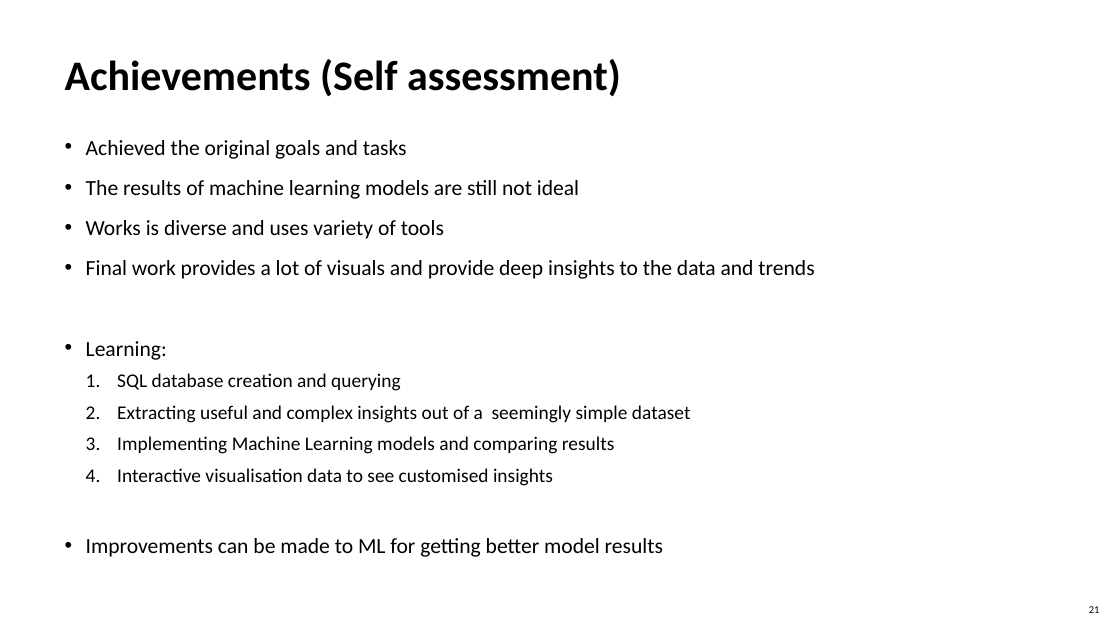
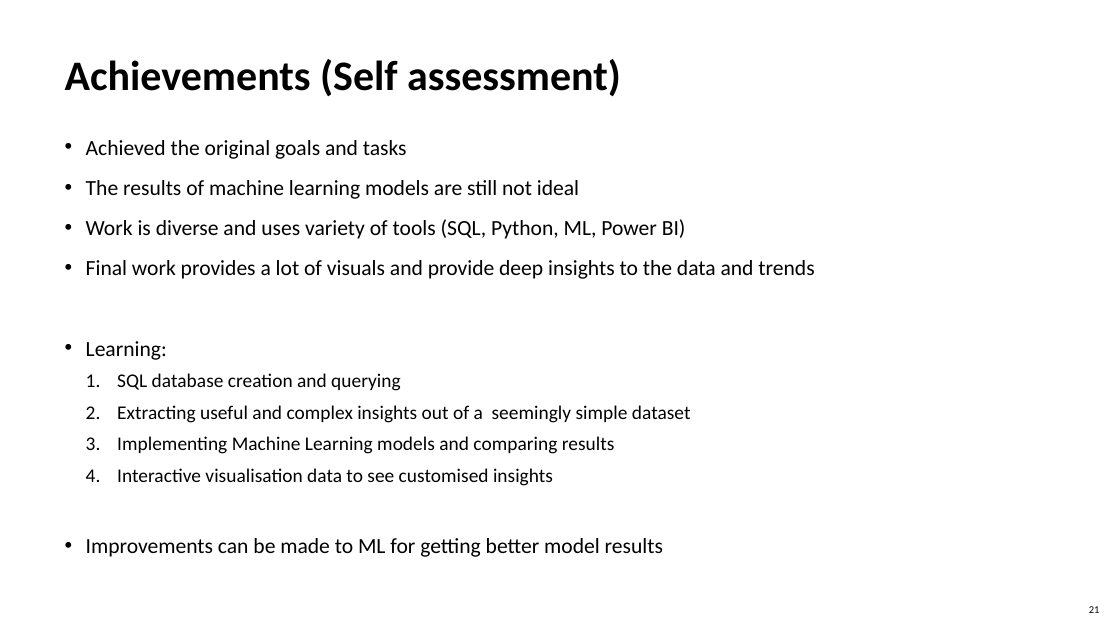
Before and after one commit to MuhammadAbbas99/data_osaaja_harjoittelu, a slide deck: slide 21 of myyntidata_analyysi_07.04.pptx. Drawn at 1120x630 pixels with LibreOffice and Linux fonts; fonts in the diff are those of the drawing. Boxes give left, top, right and bottom in pixels: in the first picture for what was removed or moved away, otherwise in the second. Text is boxed around its words. In the diff, an @@ line names an element or a change of style, - is before the commit and + after.

```diff
--- a/myyntidata_analyysi_07.04.pptx
+++ b/myyntidata_analyysi_07.04.pptx
@@ text at (x1=86, y1=219, x2=686, y2=239): text changed @@
-• Works is diverse and uses variety of tools
+• Work is diverse and uses variety of tools (SQL, Python, ML, Power BI)
```
Also in this commit, not shown: 1 other slide changed.
